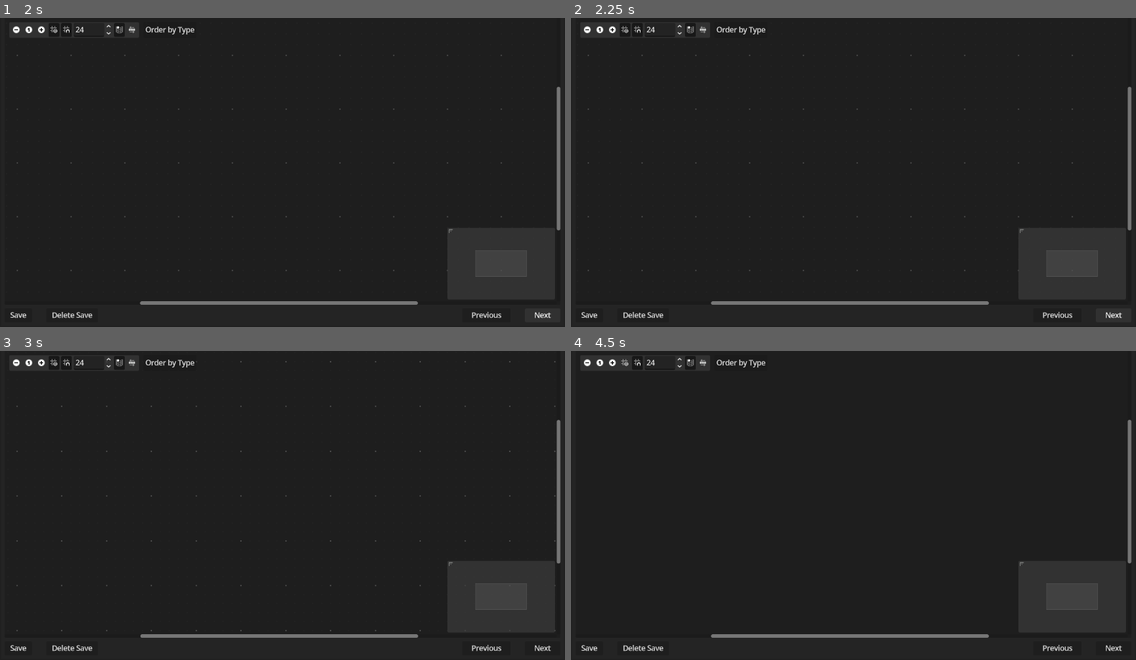
Above: before the commit, frames 1-4 (two rows, left to right).
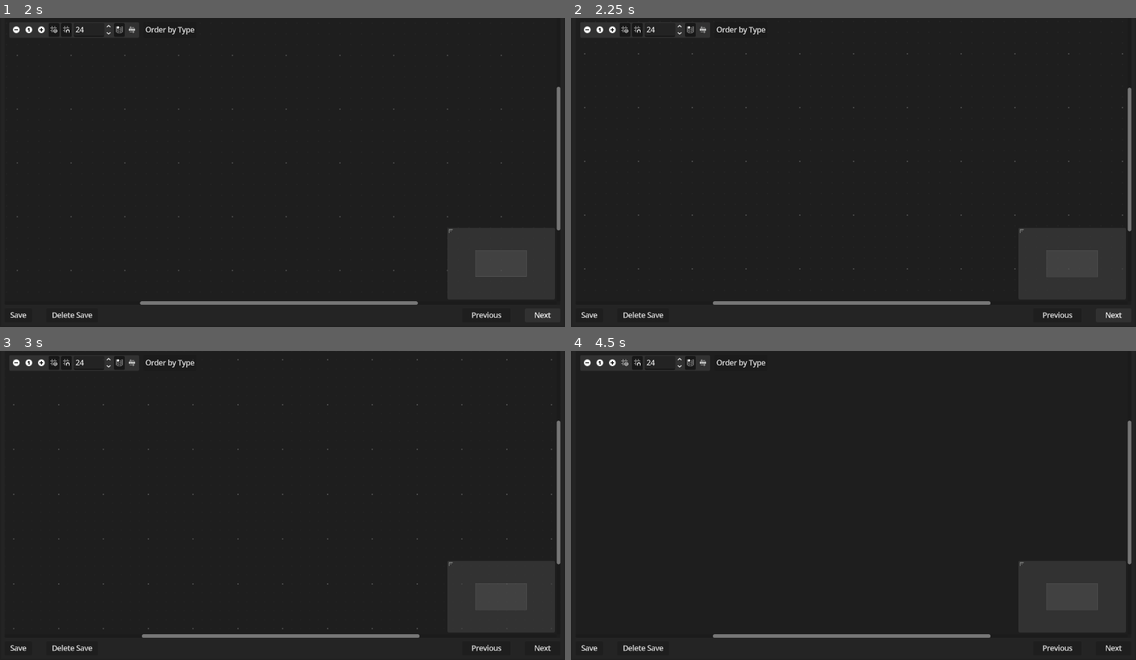
Above: after the commit, the same moments.

Repository: neoRandom/architecture-scaffolding
Game: Godot game, scene res://main.tscn
The game is run twice, just before and just after one commit, with the same random seed, the same clock (stepped at 60 frames per second) and the same inputs.
Inputs (mouse positions are in pixels of both pictures, inside the frame that each line leads up to):
- Up to frame 1 (2 s): click "Save" at 0.5 s; click "Next" at 1.25 s
- Up to frame 2 (2.25 s): click "Next" at 2 s
- Up to frame 3 (3 s): click (16, 363) at 2.75 s
- Up to frame 4 (4.5 s): click (610, 363) at 3.5 s; click (627, 363) at 4.25 s

Frame 1 is identical in both runs. In frame 2, 0.1% of the frame differs, in the area x 2-100%, y 11-93%; in frame 3, 0.2%, in the area x 2-100%, y 2-93%; in frame 4, less than 0.1%.

Commit message:
feat: save current step in data file

Diff:
--- a/autoloads/data_store.gd
+++ b/autoloads/data_store.gd
@@ -80,6 +80,7 @@
 		return new_connection
 
 class Data:
+	var current_step: int = 1
 	var current_id: int = 0
 	var components: Array[Component] = []
 	var connections: Array[Connection] = []
@@ -107,6 +108,7 @@
 
 @abstract
 class DataFileKeys:
+	const CURRENT_STEP: String = "current_step"
 	const CURRENT_ID: String = "current_id"
 	const COMPONENTS: String = "components"
 	const CONNECTIONS: String = "connections"
@@ -134,6 +136,7 @@
 	var saved_components: Array = saved_data.get(DataFileKeys.COMPONENTS, [])
 	var saved_connections: Array = saved_data.get(DataFileKeys.CONNECTIONS, [])
 
+	data.current_step = saved_data.get(DataFileKeys.CURRENT_STEP, 1)
 	data.current_id = saved_data.get(DataFileKeys.CURRENT_ID, 0)
 	for saved_component in saved_components:
 		data.components.append(Component.from_dict(saved_component))
@@ -157,6 +160,7 @@
 
 	var data_file := FileAccess.open(DATA_FILE_PATH, FileAccess.WRITE)
 	var temp_save_data := {
+		DataFileKeys.CURRENT_STEP: data.current_step,
 		DataFileKeys.CURRENT_ID: data.current_id,
 		DataFileKeys.COMPONENTS: [],
 		DataFileKeys.CONNECTIONS: []
--- a/main.gd
+++ b/main.gd
@@ -3,19 +3,24 @@
 @onready var step_1: Step1 = %Step1
 @onready var step_2: Step2 = %Step2
 
-var current_step := 1
-
 func _ready() -> void:
-	_move_to_step_1()
+	_move_to_current_step()
 	Command.next_step_required.connect(_handle_next_step_required)
+	DataStore.deleting_save.connect(_move_to_current_step)
 
 func _handle_next_step_required(reverse: bool) -> void:
-	if current_step == 1 and not reverse:
-		_move_to_step_2()
-		current_step += 1
-	if current_step == 2 and reverse:
-		_move_to_step_1()
-		current_step -= 1
+	var new_current_step := DataStore.data.current_step
+	new_current_step = new_current_step - 1 if reverse else new_current_step + 1
+	new_current_step = clampi(new_current_step, 1, 2)
+	DataStore.data.current_step = new_current_step
+	_move_to_current_step()
+
+func _move_to_current_step() -> void:
+	match DataStore.data.current_step:
+		1:
+			_move_to_step_1()
+		2:
+			_move_to_step_2()
 
 func _move_to_step_1() -> void:
 	step_1.visible = true
